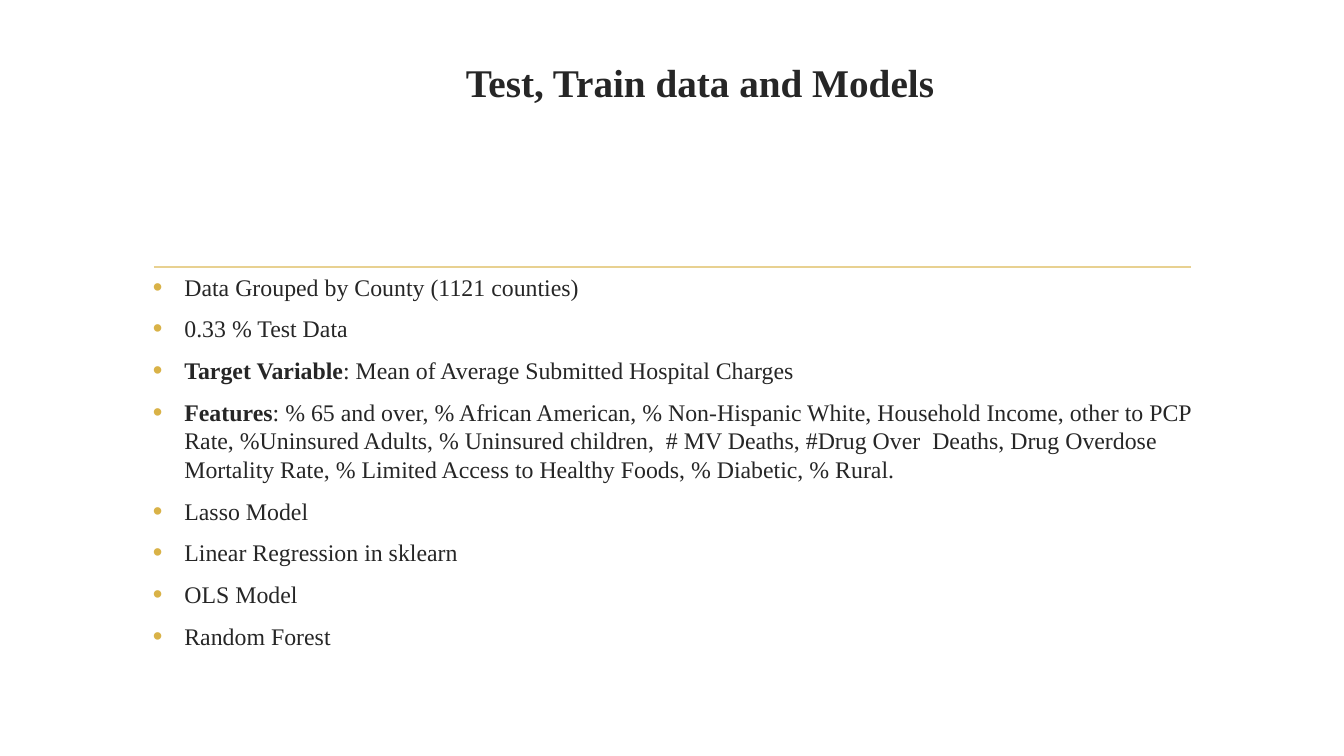
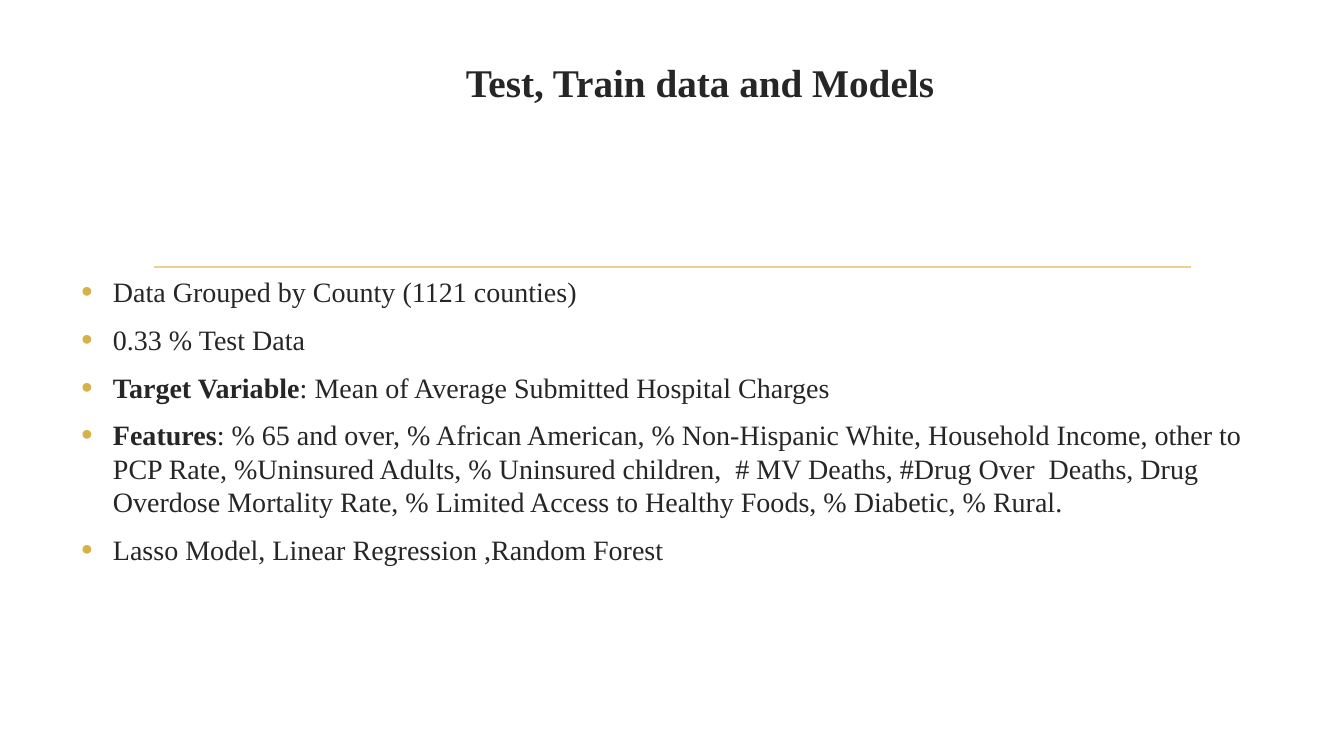
Before and after one commit to asidamo/Variations_In_Hospital_Charges_In_USA, a slide deck: slide 17 of Capstone Presentation.pptx (slide 20 before the commit). Drawn at 1344x756 pixels with LibreOffice and Linux fonts; fonts in the diff are those of the drawing; background and template pictures are left out. Boxes give left, top, right and bottom in pixels: in the first picture for what was removed or moved away, otherwise in the second. Text is boxed around its words. In the diff, an @@ line names an element or a change of style, - is before the commit and + after.

```diff
--- a/Capstone Presentation.pptx
+++ b/Capstone Presentation.pptx
@@ text "Data Grouped by County (1121 ..." moved from (x1=184, y1=279, x2=1191, y2=646) to (x1=113, y1=282, x2=1241, y2=566) @@
@@ text at (x1=113, y1=282, x2=1241, y2=518): size 17 to 20 pt in "Data Grouped by County (1121 counties)", "0.33 % Test Data", "Target Variable: Mean of Average Submitted Hospital ...", "Features: % 65 and over, % African ..." @@
@@ text at (x1=113, y1=540, x2=663, y2=566): text changed; size 17 to 20 pt @@
-• Lasso Model
-• Linear Regression in sklearn
-• OLS Model
-• Random Forest
+• Lasso Model, Linear Regression ,Random Forest
```
Also in this commit, not shown: 13 other slides changed, 1 slide added, 3 slides removed, 1 other file.
